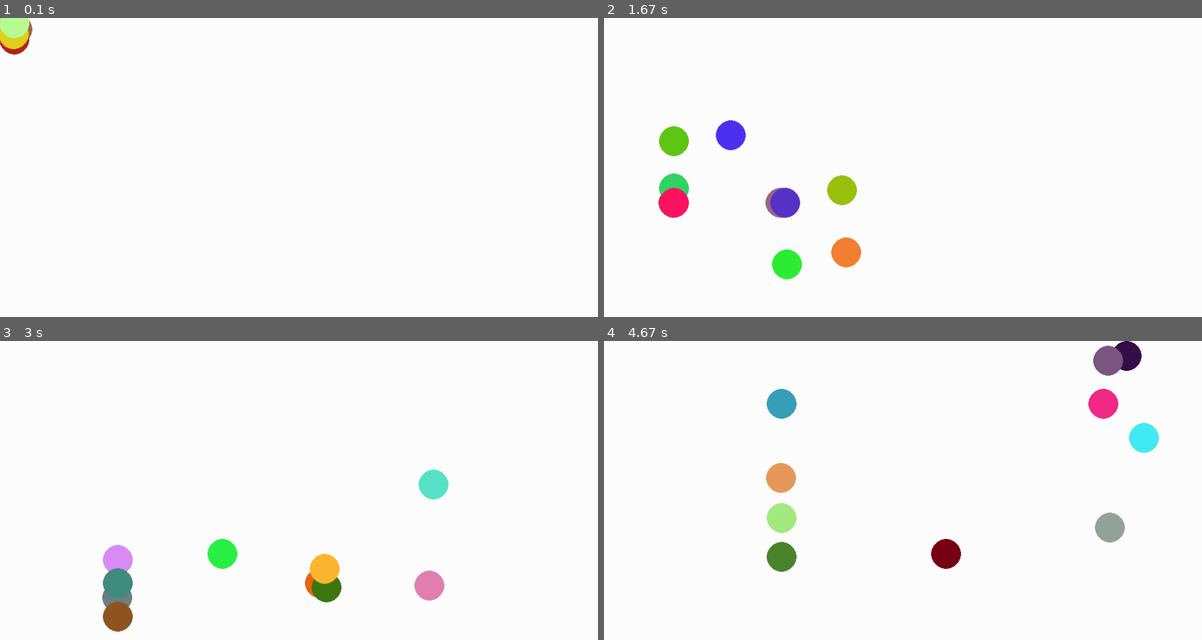
Above: before the commit, frames 1-4 (two rows, left to right).
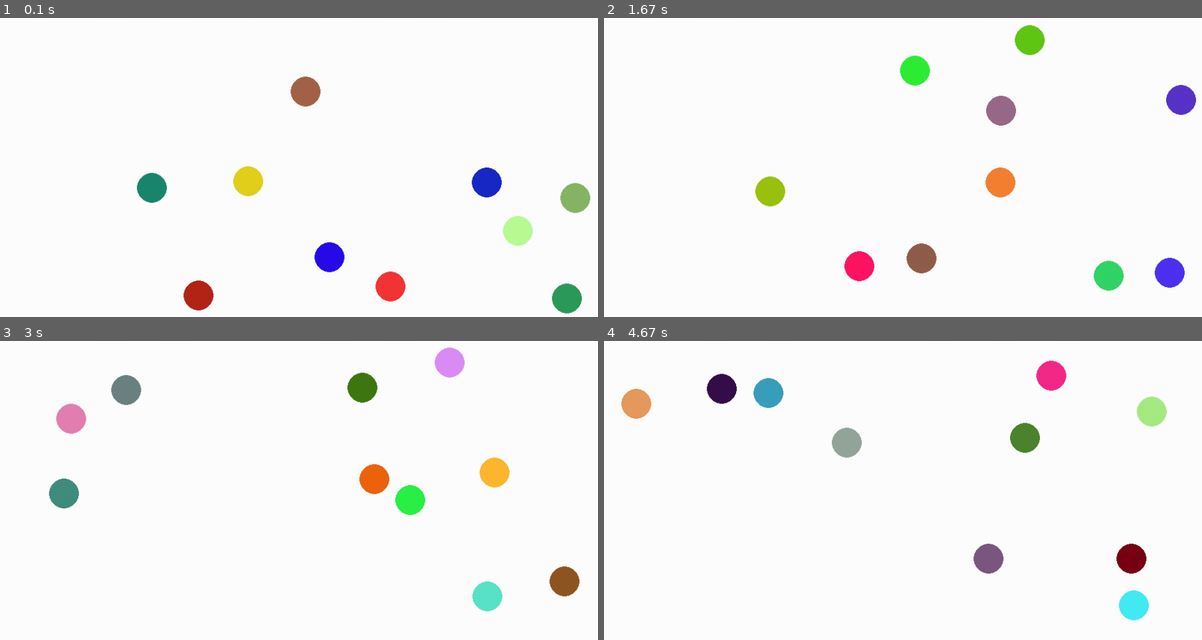
Above: after the commit, the same moments.

Repository: Sahil4UI/PythonNov2020Regular1-3
Game: pygame game, started from AdvancePython1-3Dec2020/Pygame + OOPS/pygame001.py
Same seed, same stepped clock (60 frames per second), same inputs: the game is played once before the commit and once after it.
Inputs:
- Up to frame 1 (0.1 s): no input
- Up to frame 2 (1.67 s): no input
- Up to frame 3 (3 s): no input
- Up to frame 4 (4.67 s): no input

The runs differ from the first frame. In frame 1, 4.6% of the frame differs, in the area x 0-99%, y 0-99%; in frame 2, 6.8%; in frame 3, 7.2%; in frame 4, 7.6%, in the area x 2-95%, y 0-94%.

Commit message:
Add files via upload

Diff:
--- /dev/null
+++ b/AdvancePython1-3Dec2020/Pygame + OOPS/Game.py
@@ -0,0 +1,46 @@
+import pygame, random
+
+pygame.init()
+
+width = 1000
+height = 500
+screen = pygame.display.set_mode((width, height))
+white = 255, 255, 255
+red = 255, 0, 0
+green = 0, 0, 255
+
+movex = random.randint(1, 4)
+movey = random.randint(1, 4)
+
+BallLists = []
+
+while True:
+    screen.fill(white)
+    for event in pygame.event.get():
+        if event.type == pygame.QUIT:
+            pygame.quit()
+            quit()
+
+    for i in range(10):
+        x = random.randint(0, width - 25)
+        y = random.randint(0, height - 25)
+        color = random.randint(0,255),random.randint(0,255),random.randint(0,255)
+        circle = pygame.draw.circle(screen,color,(x,y),50)
+        BallLists.append(circle)
+
+    for i in BallLists:
+        i.x += movex
+        i.y +=movey
+
+
+
+    if x > width - 25:
+        movex = -1
+    elif x < 0:
+        movex = +1
+    elif y > height - 25:
+        movey = -1
+    elif y < 0:
+        movey = +1
+
+    pygame.display.flip()
--- a/AdvancePython1-3Dec2020/Pygame + OOPS/pygame001.py
+++ b/AdvancePython1-3Dec2020/Pygame + OOPS/pygame001.py
@@ -1,5 +1,6 @@
 import pygame,random
 pygame.init()
+import math
 
 width = 1000
 height = 500
@@ -9,8 +10,8 @@
 
 class Ball:
     def __init__(self):
-        self.x = 0
-        self.y = 0
+        self.x = random.randint(50,width-25)
+        self.y = random.randint(50,height-25)
         self.moveX = random.randint(1,4)
         self.moveY = random.randint(1,4)
 
@@ -19,18 +20,28 @@
         self.y += self.moveY
 
         if self.x > width-25:
-            self.moveX = -random.randint(1,4)
+            self.moveX = -random.randint(1,2)
         elif self.x < 25:
-            self.moveX = random.randint(1,4)
+            self.moveX = random.randint(1,2)
         elif self.y > height - 25:
-            self.moveY = -random.randint(1,4)
+            self.moveY = -random.randint(1,2)
         elif self.y < 25:
-            self.moveY =  random.randint(1,4)
+            self.moveY =  random.randint(1,2)
+
+def collisionBall(item,target):
+    collision_balls = []
+    for i in target:
+        distance = math.sqrt(math.pow((item.x-i.x),2)+math.pow((item.y-i.y),2))
+        if distance <=50:
+            collision_balls.append(i)
+    return collision_balls
+
 
 ballsList = []
 for i in range(10):
     ball = Ball()
     ballsList.append((ball))
+
 
 while True:
     screen.fill(white)
@@ -39,7 +50,20 @@
             pygame.quit()
             quit()
 
+
     for i in range(len(ballsList)):
         pygame.draw.circle(screen,(random.randint(0,255),random.randint(0,255),random.randint(0,255)), [ballsList[i].x, ballsList[i].y], 25)
         ballsList[i].update()
+
+    for i in range(len(ballsList)):
+        item = ballsList.pop(i)
+        if collisionBall(item,ballsList):
+            item.moveX= -item.moveX
+            item.moveY= -item.moveY
+        ballsList.insert(i, item)
+
+        ballsList[i].update()
+
+
+
     pygame.display.flip()
--- /dev/null
+++ b/AdvancePython1-3Dec2020/Python Mysql Integration/connectingDb.py
@@ -0,0 +1,35 @@
+import mysql.connector
+
+connection = mysql.connector.connect(
+    host="localhost",
+    user="root",
+    password = "root1234",
+    database="ONLINETRAINING"
+)
+
+mycursor = connection.cursor()
+# mycursor.execute("CREATE DATABASE ONLINETRAINING")
+# mycursor.execute("SHOW DATABASES")
+# for data in mycursor:
+#     print(data)
+# print(connection)
+# mycursor.execute("USE ONLINETRAINING")
+# mycursor.execute("create table TRAINING (ID INT, NAME VARCHAR(20),SALARY INT)")
+# while True:
+#     Id = int(input("Enter Id : "))
+#     name = input("Enter name :")
+#     salary = int(input("Enter Salary : "))
+#     Insertquery = "INSERT INTO TRAINING VALUES(%s,%s,%s)"
+#     value = (Id,name,salary)
+#     mycursor.execute(Insertquery,value)
+#     connection.commit()
+mycursor.execute("delete from TRAINING WHERE ID=101")
+connection.commit()
+mycursor.execute("SELECT * FROM TRAINING")
+# result = mycursor.fetchone()
+# print(result)
+result = mycursor.fetchall()
+for i in result:
+    print(i)
+# mycursor.execute("update TRAINING SET SALARY = SALARY+2000")
+# connection.commit()
